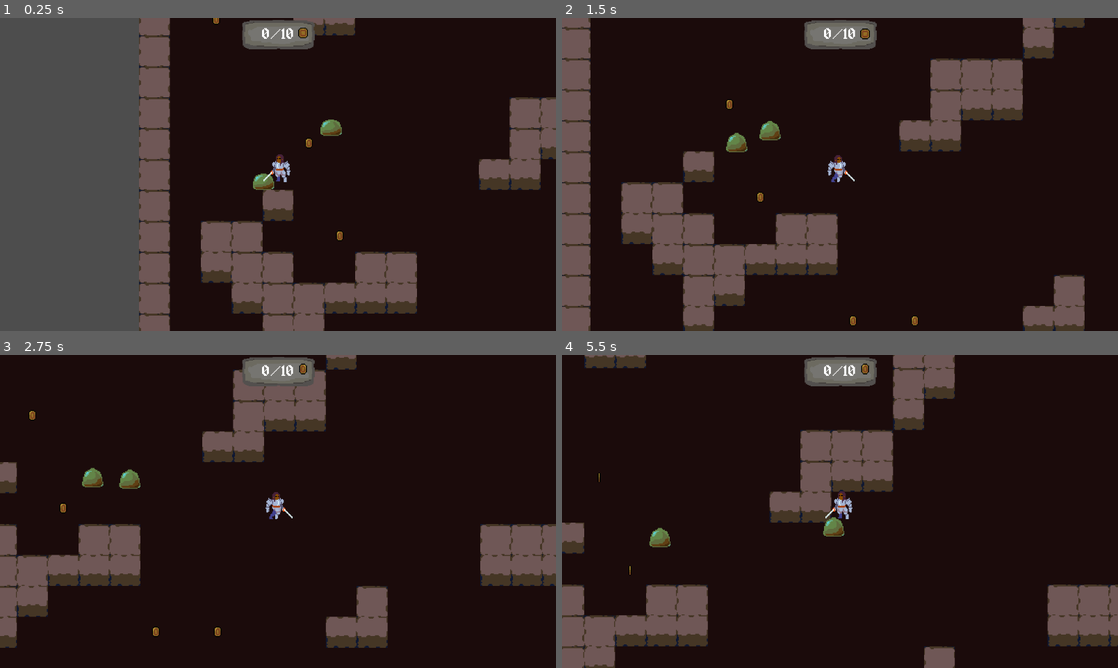
Above: before the commit, frames 1-4 (two rows, left to right).
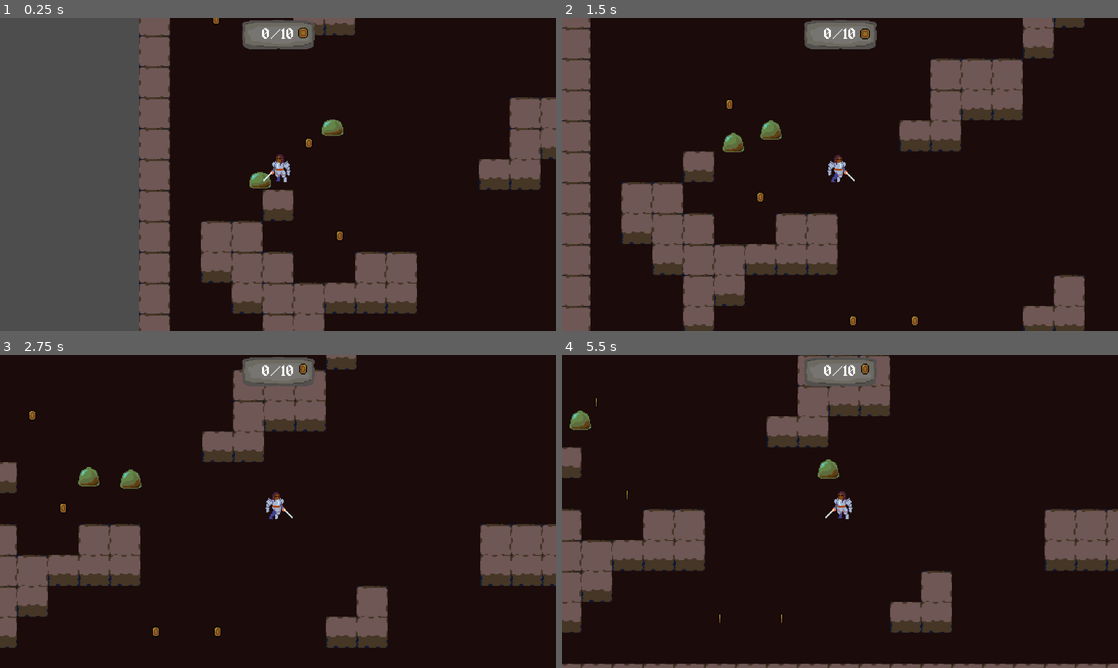
Above: after the commit, the same moments.

Repository: Gipost/rumata-test-project
Game: Godot game, scene res://game/scenes/Game.tscn
The game is run twice, just before and just after one commit, with the same random seed, the same clock (stepped at 60 frames per second) and the same inputs.
Inputs (mouse positions are in pixels of both pictures, inside the frame that each line leads up to):
- Up to frame 1 (0.25 s): no input
- Up to frame 2 (1.5 s): move the mouse to (962, 158) at 0.52 s; hold D (move_right) 0.53-1.28 s; click (962, 158) at 0.67 s; move the mouse to (728, 190) at 1.27 s; hold S (move_down) from 1.28 s (still down)
- Up to frame 3 (2.75 s): move the mouse to (333, 442) at 2.02 s; release S (move_down) at 2.03 s; hold D (move_right) from 2.03 s (still down)
- Up to frame 4 (5.5 s): move the mouse to (812, 574) at 2.77 s; release D (move_right) at 2.78 s; hold W (move_up) 2.78-3.53 s; click (812, 574) at 2.92 s; move the mouse to (1006, 558) at 3.52 s; hold A (move_left) 3.53-5.03 s; move the mouse to (673, 464) at 4.27 s; move the mouse to (867, 511) at 5.02 s; hold S (move_down) from 5.03 s (still down); click (867, 511) at 5.17 s

The runs differ from the first frame. In frame 1, 0.2% of the frame differs, in the area x 44-62%, y 32-55%; in frame 2, 0.2%; in frame 3, 0.2%; in frame 4, 27%, in the area x 0-100%, y 0-100%.

Commit message:
Patrolling option in base behaviour

Diff:
--- a/game/objects/entities/enemy/enemy_behaviour/chaser_behaviour.gd
+++ b/game/objects/entities/enemy/enemy_behaviour/chaser_behaviour.gd
@@ -1,7 +1,7 @@
 # ChaserBehavior.gd
 extends EnemyBehaviour
 class_name ChaserBehaviour
-#скорость преследования
+##скорость преследования
 @export var speed: float = 60.0
 ##использование дешей врагом
 @export var use_charging: bool = false
@@ -14,16 +14,10 @@
 
 var charging := false
 var can_charge := true
-var vision_area: Area2D
-var detected_player: Node2D = null
 
-func setup(e):
-	enemy = e
-	vision_area = enemy.get_node("VisionArea")
-	vision_area.body_entered.connect(_on_body_entered)
-	vision_area.body_exited.connect(_on_body_exited)
 
-func update(delta):
+
+func update_behaviour(delta):
 	if enemy:
 		if not detected_player:
 			enemy.velocity = Vector2.ZERO
@@ -62,30 +56,16 @@
 		enemy.move_and_slide()
 
 	# dash lasts short burst
-		await enemy.get_tree().create_timer(0.3).timeout
-		enemy.velocity = Vector2.ZERO
-		charging = false
+	await enemy.get_tree().create_timer(0.3).timeout
+	enemy.velocity = Vector2.ZERO
+	charging = false
 
-		# cooldown before next charge
-		await enemy.get_tree().create_timer(charge_cooldown).timeout
-		can_charge = true
+	# cooldown before next charge
+	await enemy.get_tree().create_timer(charge_cooldown).timeout
+	can_charge = true
 
 
-func _on_body_entered(body: Node2D):
-	if body.is_in_group("player"):
-		detected_player = body
 
-func _on_body_exited(body: Node2D):
-	if body == detected_player:
-		detected_player = null
+func cleanup_additional():
 
-
-func cleanup():
-	#очистка, чтобы таймеры не коллили уже удаленный instance
-	if is_instance_valid(vision_area):
-		if vision_area.body_entered.is_connected(_on_body_entered):
-			vision_area.body_entered.disconnect(_on_body_entered)
-		if vision_area.body_exited.is_connected(_on_body_exited):
-			vision_area.body_exited.disconnect(_on_body_exited)
-	detected_player = null
 	charging = false
--- a/game/objects/entities/enemy/enemy_behaviour/enemy_behaviour.gd
+++ b/game/objects/entities/enemy/enemy_behaviour/enemy_behaviour.gd
@@ -3,9 +3,77 @@
 class_name EnemyBehaviour
 
 var enemy
+@export var patrolling: bool = false
+@export var patrol_distance: int = 64
+@export var patrol_speed: float = 60.0
+var _patrol_points: Array[Vector2] = []
+var _current_patrol_index := 0
+var _patrol_origin: Vector2
+
+var vision_area: Area2D
+var detected_player: Node2D = null
 
 func setup(e):
 	enemy = e
+	vision_area = enemy.get_node("VisionArea")
+	vision_area.body_entered.connect(_on_body_entered)
+	vision_area.body_exited.connect(_on_body_exited)
+	if patrolling:
+		_patrol_origin = enemy.global_position
+		_patrol_points = [
+			_patrol_origin + Vector2(patrol_distance, 0),   # right
+			_patrol_origin,                                # back left
+			_patrol_origin + Vector2(0, -patrol_distance), # up
+			_patrol_origin,                                # back down
+		]
 
-func update(delta): pass
-func cleanup(): pass
+func update(delta):
+	if detected_player == null:
+		update_patrol(delta)
+	update_behaviour(delta)
+
+func cleanup():
+	if is_instance_valid(vision_area):
+		if vision_area.body_entered.is_connected(_on_body_entered):
+			vision_area.body_entered.disconnect(_on_body_entered)
+		if vision_area.body_exited.is_connected(_on_body_exited):
+			vision_area.body_exited.disconnect(_on_body_exited)
+	detected_player = null
+	cleanup_additional()
+
+func cleanup_additional(): pass
+
+func update_behaviour(delta): pass
+
+
+func update_patrol(delta) -> void:
+
+	if _patrol_points.is_empty():
+		return
+
+	var target = _patrol_points[_current_patrol_index]
+	var dir = (target - enemy.global_position).normalized()
+	enemy.velocity = dir * patrol_speed
+	enemy.move_and_slide()
+
+	# При колизии со стеной скип до след точки в пути
+	for i in range(enemy.get_slide_collision_count()):
+		var collision = enemy.get_slide_collision(i)
+		if collision.get_collider() is TileMapLayer or collision.get_collider() is StaticBody2D:
+			_switch_to_next_patrol_point()
+			return
+
+	if enemy.global_position.distance_to(target) < 4.0:
+		_current_patrol_index = (_current_patrol_index + 1) % _patrol_points.size()
+
+#helper
+func _switch_to_next_patrol_point() -> void:
+	_current_patrol_index = (_current_patrol_index + 1) % _patrol_points.size()
+
+func _on_body_entered(body: Node2D):
+	if body.is_in_group("player"):
+		detected_player = body
+
+func _on_body_exited(body: Node2D):
+	if body == detected_player:
+		detected_player = null
--- a/game/scenes/slime.tscn
+++ b/game/scenes/slime.tscn
@@ -9,6 +9,7 @@
 script = ExtResource("2_6fmub")
 use_charging = true
 charge_cooldown = 1.5
+patrolling = true
 metadata/_custom_type_script = "uid://rdcu1cd0ol7t"
 
 [sub_resource type="AtlasTexture" id="AtlasTexture_qv2ec"]
@@ -34,7 +35,6 @@
 }]
 
 [sub_resource type="CircleShape2D" id="CircleShape2D_bgs44"]
-radius = 7.0
 
 [sub_resource type="CircleShape2D" id="CircleShape2D_p44wn"]
 radius = 12.0415945
